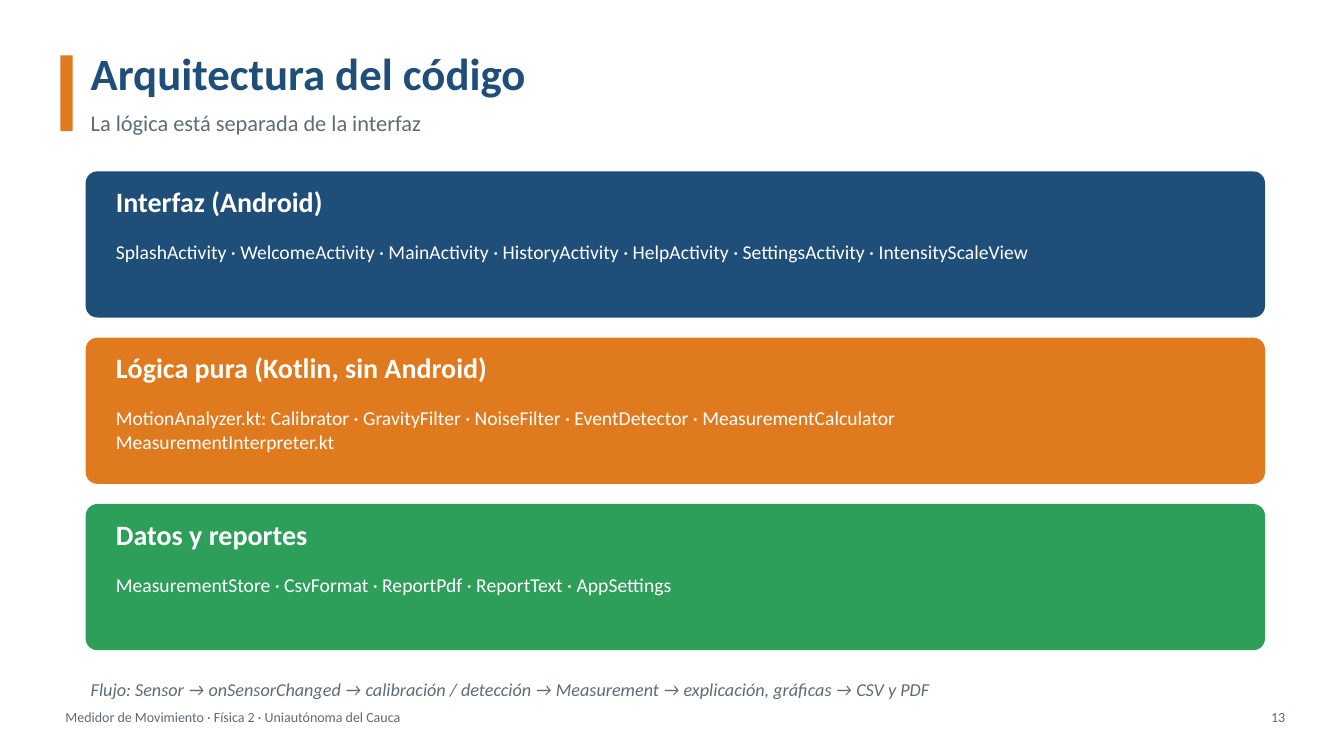
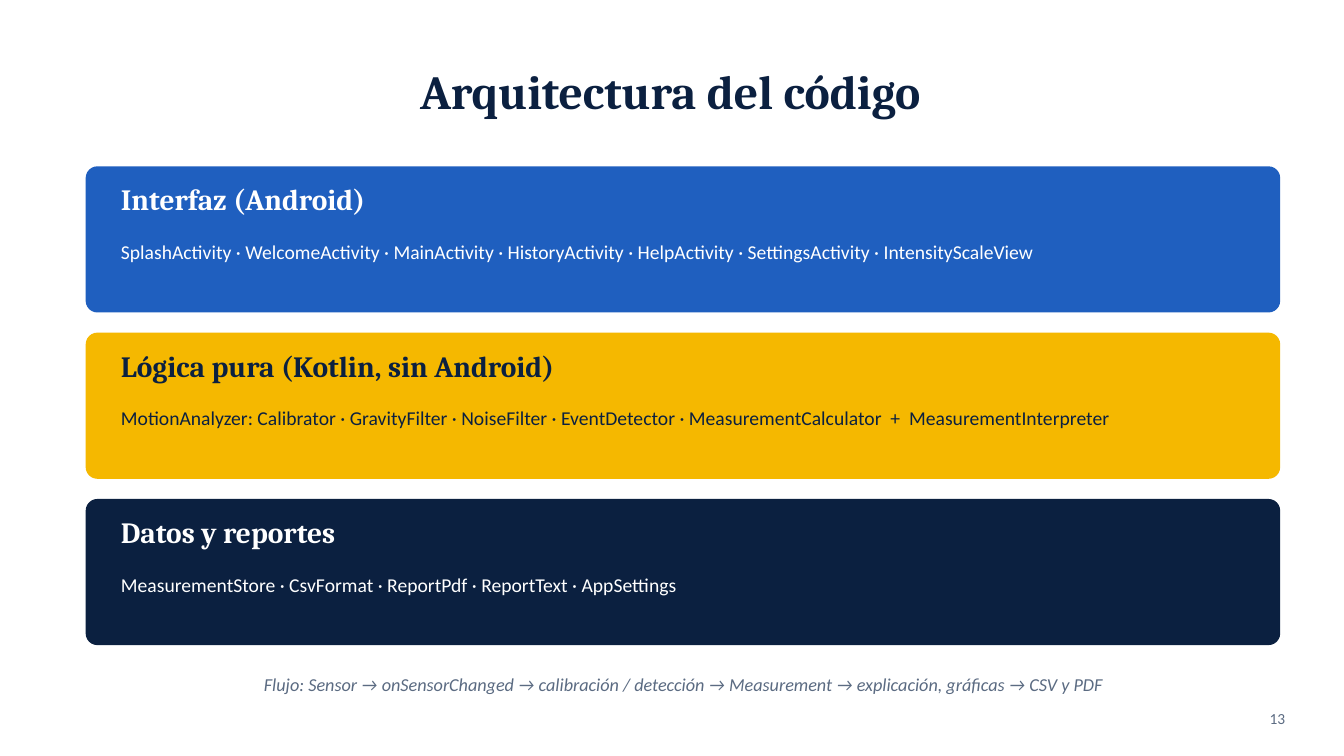
Before and after one commit to lennychilito321/MotionMeter, a slide deck: slide 13 of PRESENTACION_Medidor_Movimiento.pptx. Drawn at 1344x756 pixels with LibreOffice and Linux fonts; fonts in the diff are those of the drawing. Boxes give left, top, right and bottom in pixels: in the first picture for what was removed or moved away, otherwise in the second. Text is boxed around its words. In the diff, an @@ line names an element or a change of style, - is before the commit and + after.

```diff
--- a/PRESENTACION_Medidor_Movimiento.pptx
+++ b/PRESENTACION_Medidor_Movimiento.pptx
@@ rectangle removed at bbox=[60, 55, 73, 131] @@
@@ text "Arquitectura del código": place and size @@
-text "Arquitectura del código" at bbox=[91, 58, 526, 98]
+text "Arquitectura del código" at bbox=[420, 75, 921, 120]
@@ text "Arquitectura del código" at bbox=[420, 75, 921, 120]: size 32 to 34 pt, font Calibri to Cambria, text colour #1F4E79 to #0B2040; alignment left to centre; vertical alignment top to middle @@
@@ text removed at bbox=[91, 115, 421, 135] @@
-La lógica está separada de la interfaz
@@ rounded rectangle added at bbox=[86, 166, 1280, 313], fill #1F5FBF @@
@@ text "Interfaz (Android)" at bbox=[121, 188, 365, 215]: size 20 to 21 pt, font Calibri to Cambria @@
@@ text "SplashActivity · WelcomeActivity · MainActivity ...": place and size @@
-text "SplashActivity · WelcomeActivity · MainActivity ..." at bbox=[116, 245, 1028, 263]
+text "SplashActivity · WelcomeActivity · MainActivity ..." at bbox=[121, 245, 1033, 263]
@@ rounded rectangle: place and size @@
-rounded rectangle at bbox=[86, 171, 1265, 318]
+rounded rectangle at bbox=[86, 333, 1280, 479]
@@ rounded rectangle at bbox=[86, 333, 1280, 479]: fill #1F4E79 to #F5B800 @@
@@ text "Lógica pura (Kotlin, sin Android)" at bbox=[121, 355, 554, 383]: size 20 to 21 pt, font Calibri to Cambria, text colour #FFFFFF to #0B2040 @@
@@ text at bbox=[121, 411, 1109, 428]: text changed; text colour #FFFFFF to #0B2040 @@
-MotionAnalyzer.kt: Calibrator · GravityFilter · NoiseFilter · EventDetector · MeasurementCalculator
-MeasurementInterpreter.kt
+MotionAnalyzer: Calibrator · GravityFilter · NoiseFilter · EventDetector · MeasurementCalculator + MeasurementInterpreter
@@ rounded rectangle: place and size @@
-rounded rectangle at bbox=[86, 338, 1265, 484]
+rounded rectangle at bbox=[86, 499, 1280, 645]
@@ rounded rectangle at bbox=[86, 499, 1280, 645]: fill #E07A1F to #0B2040 @@
@@ rounded rectangle removed at bbox=[86, 504, 1265, 650] @@
@@ text "Datos y reportes" at bbox=[121, 523, 335, 550]: size 20 to 21 pt, font Calibri to Cambria @@
@@ text "MeasurementStore · CsvFormat · ReportPdf ...": place and size @@
-text "MeasurementStore · CsvFormat · ReportPdf ..." at bbox=[116, 578, 672, 596]
+text "MeasurementStore · CsvFormat · ReportPdf ..." at bbox=[121, 578, 677, 596]
@@ text "Flujo: Sensor → onSensorChanged → ..." at bbox=[264, 678, 1103, 694]: text colour #5F6B76 to #5B6B82; alignment left to centre @@
@@ text removed at bbox=[65, 712, 400, 722] @@
-Medidor de Movimiento · Física 2 · Uniautónoma del Cauca
@@ text "13" at bbox=[1270, 714, 1286, 724]: size 10 to 11 pt, text colour #5F6B76 to #5B6B82 @@
```
Also in this commit, not shown: 16 other slides changed.
